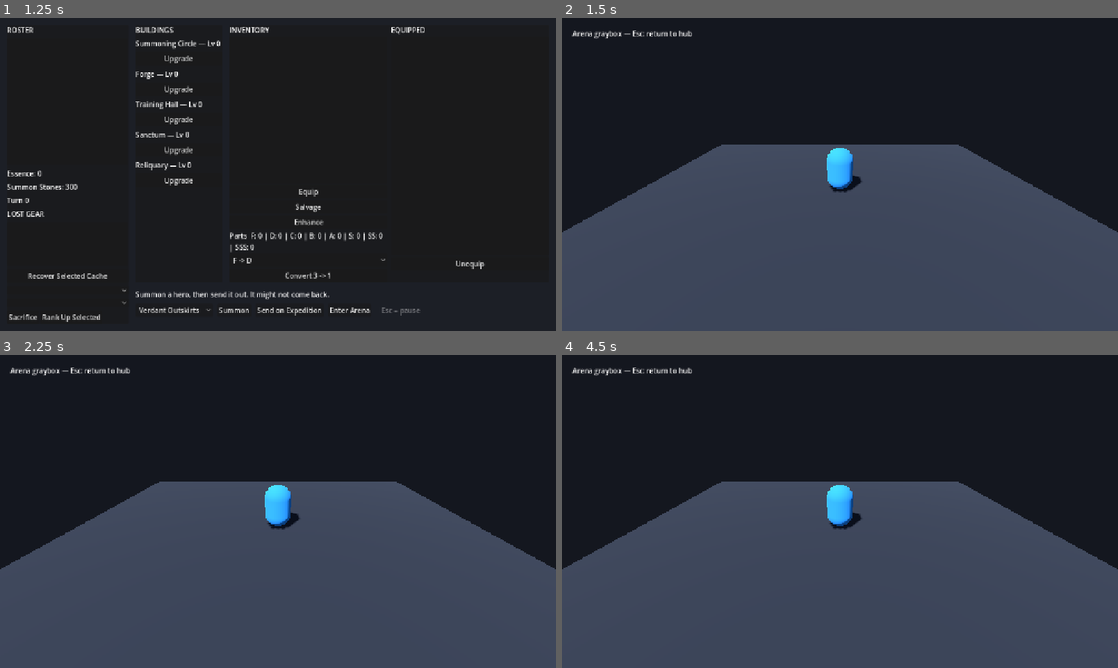
Above: before the commit, frames 1-4 (two rows, left to right).
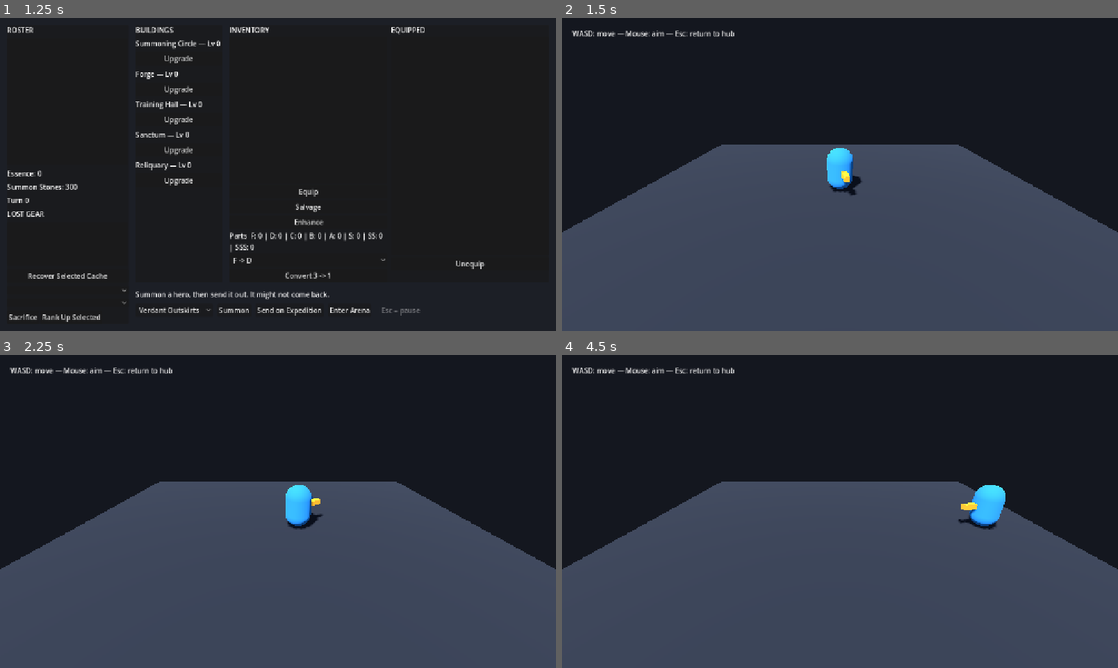
Above: after the commit, the same moments.

Repository: Joony117/Hearthbound
Game: Godot game, scene res://ui/main_menu.tscn
Two runs of this game, one before a commit and one after it. Both use one fixed random seed, a clock stepped at 60 frames per second and the inputs below.
Inputs (mouse positions are in pixels of both pictures, inside the frame that each line leads up to):
- Up to frame 1 (1.25 s): click "Play" at 0.5 s
- Up to frame 2 (1.5 s): click "Enter Arena" at 1.25 s
- Up to frame 3 (2.25 s): tap Enter (ui_accept) at 2 s; move the mouse to (400, 495) at 2.02 s; hold D (move_right, bound only after the commit) from 2.03 s (still down); hold Shift from 2.03 s (still down); click (400, 495) at 2.17 s
- Up to frame 4 (4.5 s): tap Enter (ui_accept) at 2.27, 3.5 s; release D (move_right, bound only after the commit) at 2.75 s; release Shift at 2.75 s; drag from (728, 527) to (812, 574) at 2.77 s; move the mouse to (895, 442) at 3.52 s; hold D (move_right, bound only after the commit) 3.53-4.25 s; tap Ctrl at 3.6 s; click (895, 442) at 3.67 s; drag from (812, 574) to (673, 464) at 4.27 s

Frame 1 is identical in both runs. In frame 2, 0.5% of the frame differs, in the area x 1-53%, y 4-57%; in frame 3, 1.5%; in frame 4, 1.8%, in the area x 1-80%, y 4-56%.

Commit message:
feat: P2b-01b makes the arena capsule move and aim

Diff:
--- a/balance.tres
+++ b/balance.tres
@@ -15,6 +15,7 @@
 summon_pull_cost = 100
 xp_coefficient = 10
 xp_per_wave = 4
+arena_move_speed = 6.0
 rank_names = PackedStringArray("F", "D", "C", "B", "A", "S", "SS", "SSS")
 equip_pct_per_rank = Array[float]([0.04, 0.054, 0.0728, 0.0984, 0.1328, 0.1792, 0.242, 0.3268])
 equip_crit_pct_per_rank = Array[float]([0.015, 0.02025, 0.0273, 0.0369, 0.0498, 0.0672, 0.09075, 0.12255])
--- a/balance_table.gd
+++ b/balance_table.gd
@@ -12,6 +12,7 @@
 @export var summon_pull_cost: int = 100
 @export var xp_coefficient: int = 10
 @export var xp_per_wave: int = 4
+@export var arena_move_speed: float = 6.0
 @export var rank_names: PackedStringArray = ["F", "D", "C", "B", "A", "S", "SS", "SSS"]
 @export var equip_pct_per_rank: Array[float] = [0.04, 0.054, 0.0728, 0.0984, 0.1328, 0.1792, 0.242, 0.3268]
 @export var equip_crit_pct_per_rank: Array[float] = [0.015, 0.02025, 0.0273, 0.0369, 0.0498, 0.0672, 0.09075, 0.12255]
--- a/combat/arena/arena.gd
+++ b/combat/arena/arena.gd
@@ -3,12 +3,46 @@
 
 signal scene_change_requested(scene_path: String)
 
+const BALANCE: BalanceTable = preload("res://balance.tres")
+const GROUND_PLANE := Plane(Vector3.UP, 0.0)
+
+@onready var _camera: Camera3D = %Camera3D
+@onready var _hero_capsule: CharacterBody3D = %HeroCapsule
+
+var _aim_screen_position: Vector2
+
 
 func _ready() -> void:
 	scene_change_requested.connect(SceneRouter.go_to)
+	_aim_screen_position = get_viewport().get_mouse_position()
+
+
+func _physics_process(_delta: float) -> void:
+	var input_direction := Input.get_vector(&"move_left", &"move_right", &"move_forward", &"move_back")
+	var move_direction := Vector3(input_direction.x, 0.0, input_direction.y)
+	_hero_capsule.velocity = move_direction * BALANCE.arena_move_speed
+	_hero_capsule.move_and_slide()
+	_aim_at_screen_position(_aim_screen_position)
+
+
+func _aim_at_screen_position(screen_position: Vector2) -> void:
+	var ray_origin := _camera.project_ray_origin(screen_position)
+	var ray_direction := _camera.project_ray_normal(screen_position)
+	# Godot returns either the Vector3 hit point or null from Plane.intersects_ray().
+	var intersection: Variant = GROUND_PLANE.intersects_ray(ray_origin, ray_direction)
+	if not intersection is Vector3:
+		return
+	var aim_point: Vector3 = intersection
+	aim_point.y = _hero_capsule.global_position.y
+	if _hero_capsule.global_position.is_equal_approx(aim_point):
+		return
+	_hero_capsule.look_at(aim_point, Vector3.UP)
 
 
 func _unhandled_input(event: InputEvent) -> void:
+	if event is InputEventMouseMotion:
+		_aim_screen_position = event.position
+		return
 	if not event.is_action_pressed("ui_cancel"):
 		return
 	get_viewport().set_input_as_handled()
--- a/combat/arena/arena.tscn
+++ b/combat/arena/arena.tscn
@@ -24,6 +24,23 @@
 radius = 0.75
 height = 2.5
 
+[sub_resource type="CapsuleShape3D" id="Shape_hero"]
+radius = 0.75
+height = 2.5
+
+[sub_resource type="StandardMaterial3D" id="Material_facing"]
+albedo_color = Color(1, 0.72, 0.18, 1)
+
+[sub_resource type="BoxMesh" id="Mesh_facing"]
+material = SubResource("Material_facing")
+size = Vector3(0.3, 0.3, 1)
+
+[sub_resource type="BoxShape3D" id="Shape_wall_x"]
+size = Vector3(0.5, 2.5, 18)
+
+[sub_resource type="BoxShape3D" id="Shape_wall_z"]
+size = Vector3(24, 2.5, 0.5)
+
 [node name="Arena" type="Node3D"]
 script = ExtResource("1_arena")
 
@@ -31,6 +48,7 @@
 environment = SubResource("Environment_arena")
 
 [node name="Camera3D" type="Camera3D" parent="."]
+unique_name_in_owner = true
 transform = Transform3D(1, 0, 0, 0, 0.906308, 0.422618, 0, -0.422618, 0.906308, 0, 6, 11)
 
 [node name="Sun" type="DirectionalLight3D" parent="."]
@@ -40,9 +58,37 @@
 [node name="Floor" type="MeshInstance3D" parent="."]
 mesh = SubResource("Mesh_floor")
 
-[node name="HeroCapsule" type="MeshInstance3D" parent="."]
+[node name="ArenaBounds" type="StaticBody3D" parent="."]
+
+[node name="LeftWall" type="CollisionShape3D" parent="ArenaBounds"]
+position = Vector3(-12.25, 1.25, 0)
+shape = SubResource("Shape_wall_x")
+
+[node name="RightWall" type="CollisionShape3D" parent="ArenaBounds"]
+position = Vector3(12.25, 1.25, 0)
+shape = SubResource("Shape_wall_x")
+
+[node name="ForwardWall" type="CollisionShape3D" parent="ArenaBounds"]
+position = Vector3(0, 1.25, -9.25)
+shape = SubResource("Shape_wall_z")
+
+[node name="BackWall" type="CollisionShape3D" parent="ArenaBounds"]
+position = Vector3(0, 1.25, 9.25)
+shape = SubResource("Shape_wall_z")
+
+[node name="HeroCapsule" type="CharacterBody3D" parent="."]
+unique_name_in_owner = true
 position = Vector3(0, 1.25, 0)
+
+[node name="CollisionShape3D" type="CollisionShape3D" parent="HeroCapsule"]
+shape = SubResource("Shape_hero")
+
+[node name="Mesh" type="MeshInstance3D" parent="HeroCapsule"]
 mesh = SubResource("Mesh_hero")
+
+[node name="FacingMarker" type="MeshInstance3D" parent="HeroCapsule"]
+position = Vector3(0, 0, -1)
+mesh = SubResource("Mesh_facing")
 
 [node name="UI" type="CanvasLayer" parent="."]
 
@@ -51,4 +97,4 @@
 offset_top = 24.0
 offset_right = 360.0
 offset_bottom = 55.0
-text = "Arena graybox — Esc: return to hub"
+text = "WASD: move — Mouse: aim — Esc: return to hub"
--- a/project.godot
+++ b/project.godot
@@ -21,3 +21,26 @@
 window/size/viewport_width=1280
 window/size/viewport_height=720
 window/stretch/mode="canvas_items"
+
+[input]
+
+move_left={
+"deadzone": 0.5,
+"events": [Object(InputEventKey,"resource_local_to_scene":false,"resource_name":"","device":-1,"window_id":0,"alt_pressed":false,"shift_pressed":false,"ctrl_pressed":false,"meta_pressed":false,"pressed":false,"keycode":0,"physical_keycode":65,"key_label":0,"unicode":97,"location":0,"echo":false,"script":null)
+]
+}
+move_right={
+"deadzone": 0.5,
+"events": [Object(InputEventKey,"resource_local_to_scene":false,"resource_name":"","device":-1,"window_id":0,"alt_pressed":false,"shift_pressed":false,"ctrl_pressed":false,"meta_pressed":false,"pressed":false,"keycode":0,"physical_keycode":68,"key_label":0,"unicode":100,"location":0,"echo":false,"script":null)
+]
+}
+move_forward={
+"deadzone": 0.5,
+"events": [Object(InputEventKey,"resource_local_to_scene":false,"resource_name":"","device":-1,"window_id":0,"alt_pressed":false,"shift_pressed":false,"ctrl_pressed":false,"meta_pressed":false,"pressed":false,"keycode":0,"physical_keycode":87,"key_label":0,"unicode":119,"location":0,"echo":false,"script":null)
+]
+}
+move_back={
+"deadzone": 0.5,
+"events": [Object(InputEventKey,"resource_local_to_scene":false,"resource_name":"","device":-1,"window_id":0,"alt_pressed":false,"shift_pressed":false,"ctrl_pressed":false,"meta_pressed":false,"pressed":false,"keycode":0,"physical_keycode":83,"key_label":0,"unicode":115,"location":0,"echo":false,"script":null)
+]
+}
--- a/tests/unit/test_arena.gd
+++ b/tests/unit/test_arena.gd
@@ -1,4 +1,6 @@
 extends GutTest
+
+const BALANCE: BalanceTable = preload("res://balance.tres")
 
 var _requested_scene: String = ""
 
@@ -6,6 +8,11 @@
 func before_each() -> void:
 	GameSession.from_dict({"roster": []})
 	_requested_scene = ""
+
+
+func after_each() -> void:
+	for action: StringName in [&"move_left", &"move_right", &"move_forward", &"move_back"]:
+		Input.action_release(action)
 
 
 func test_arena_loads_native_graybox_without_mutating_profile() -> void:
@@ -19,10 +26,70 @@
 	add_child_autofree(arena)
 
 	assert_not_null(arena.get_node_or_null("Floor"))
-	assert_not_null(arena.get_node_or_null("HeroCapsule"))
+	var hero_capsule := arena.get_node_or_null("HeroCapsule") as CharacterBody3D
+	assert_not_null(hero_capsule)
+	assert_not_null(arena.get_node_or_null("HeroCapsule/CollisionShape3D"))
+	assert_not_null(arena.get_node_or_null("HeroCapsule/FacingMarker"))
+	assert_not_null(arena.get_node_or_null("ArenaBounds/LeftWall"))
 	assert_not_null(arena.get_node_or_null("Camera3D"))
 	assert_not_null(arena.get_node_or_null("Sun"))
 	assert_eq(GameSession.to_dict(), profile_before)
+
+
+func test_arena_movement_actions_use_physical_wasd_keys() -> void:
+	var expected_keys: Dictionary[StringName, Key] = {
+		&"move_left": KEY_A,
+		&"move_right": KEY_D,
+		&"move_forward": KEY_W,
+		&"move_back": KEY_S,
+	}
+
+	for action: StringName in expected_keys:
+		assert_true(InputMap.has_action(action))
+		var events: Array[InputEvent] = InputMap.action_get_events(action)
+		assert_eq(events.size(), 1)
+		var key_event := events[0] as InputEventKey
+		assert_not_null(key_event)
+		assert_eq(key_event.physical_keycode, expected_keys[action])
+
+
+func test_arena_movement_uses_authored_speed_and_normalizes_diagonal() -> void:
+	var arena_scene: PackedScene = load(SceneRouter.ARENA) as PackedScene
+	var arena: Arena = arena_scene.instantiate() as Arena
+	add_child_autofree(arena)
+	var hero_capsule := arena.get_node("HeroCapsule") as CharacterBody3D
+	assert_eq(BALANCE.arena_move_speed, 6.0)
+
+	Input.action_press(&"move_right")
+	arena._physics_process(0.0)
+	assert_almost_eq(hero_capsule.velocity.x, BALANCE.arena_move_speed, 0.001)
+	assert_almost_eq(hero_capsule.velocity.z, 0.0, 0.001)
+
+	Input.action_press(&"move_forward")
+	arena._physics_process(0.0)
+	assert_almost_eq(Vector2(hero_capsule.velocity.x, hero_capsule.velocity.z).length(), BALANCE.arena_move_speed, 0.001)
+	assert_lt(hero_capsule.velocity.z, 0.0)
+
+	Input.action_release(&"move_right")
+	Input.action_release(&"move_forward")
+	arena._physics_process(0.0)
+	assert_eq(hero_capsule.velocity, Vector3.ZERO)
+
+
+func test_arena_mouse_aim_turns_capsule_without_pitching() -> void:
+	var arena_scene: PackedScene = load(SceneRouter.ARENA) as PackedScene
+	var arena: Arena = arena_scene.instantiate() as Arena
+	add_child_autofree(arena)
+	var hero_capsule := arena.get_node("HeroCapsule") as CharacterBody3D
+
+	var mouse_event := InputEventMouseMotion.new()
+	mouse_event.position = Vector2(1000.0, 360.0)
+	arena._unhandled_input(mouse_event)
+	arena._physics_process(0.0)
+	var facing_direction := -hero_capsule.global_basis.z.normalized()
+
+	assert_gt(facing_direction.x, 0.0)
+	assert_almost_eq(facing_direction.y, 0.0, 0.001)
 
 
 func test_hub_enter_arena_button_connection_targets_handler() -> void:
Not shown: 1 places in combat/arena/arena.tscn that only renumber resources
Not shown, changed: docs/SYSTEMS.md
Not shown, changed: docs/TASKS-DONE.md
Not shown, changed: docs/TASKS.md
